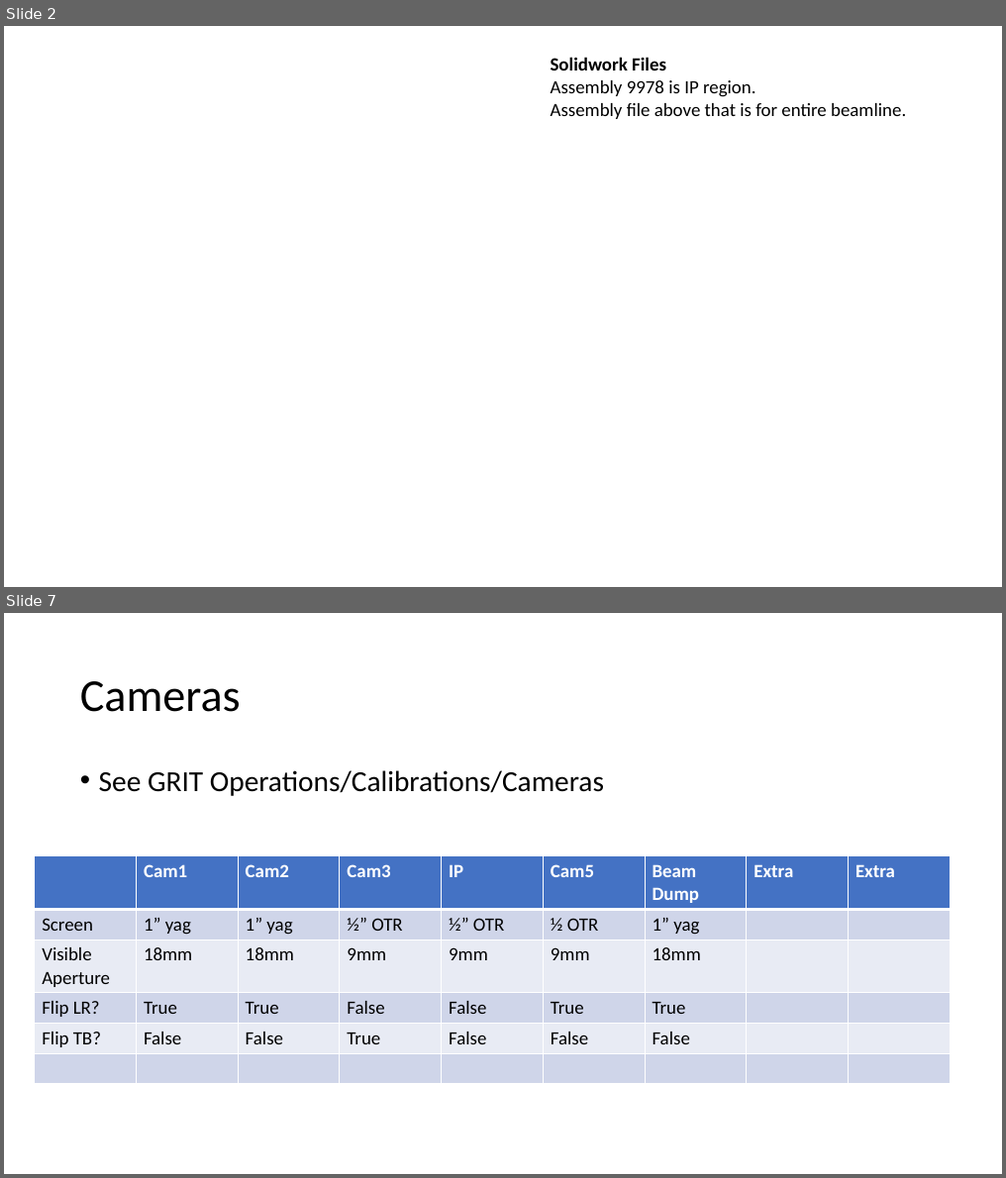
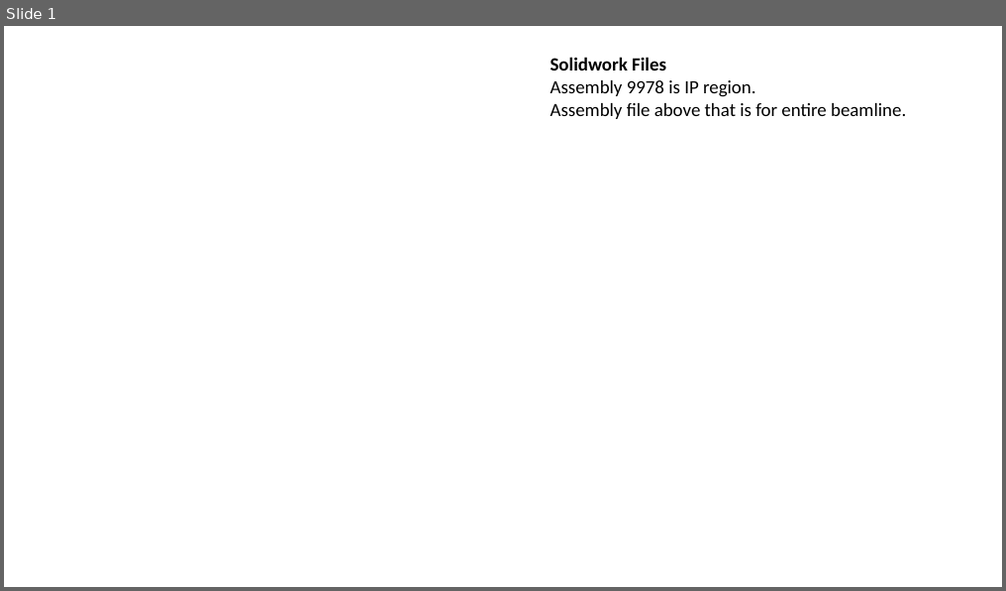
Before and after one commit to afisher000/Radiabeam, a slide deck: grit_runs.pptx. Shown one above the other, each under a label of ours: slides 2 and 7 before the commit, slide 1 after it; the slides between them are not shown. The pictures are 1006x1178 and 1006x591 pixels, drawn with LibreOffice and Linux fonts; fonts in the diff are those of the drawing; background and template pictures are left out. Boxes give left, top, right and bottom in pixels: in the first picture for what was removed or moved away, otherwise in the second. Text is boxed around its words. In the diff, an @@ line names an element or a change of style, - is before the commit and + after.

```diff
--- a/grit_runs.pptx
+++ b/grit_runs.pptx
@@ slide 7 removed at [4,613,1002,1174], background #FFFFFF @@
@@ title removed at [80,681,241,712] @@
-Cameras
@@ text removed at [99,770,604,796] @@
-• See GRIT Operations/Calibrations/Cameras
@@ table removed at [35,857,951,1082], 6 rows, 9 columns @@
- | Cam1 | Cam2 | Cam3 | IP | Cam5 | Beam Dump | Extra | Extra
-Screen | 1” yag | 1” yag | ½” OTR | ½” OTR | ½ OTR | 1” yag |  | 
-Visible Aperture | 18mm | 18mm | 9mm | 9mm | 9mm | 18mm |  | 
-Flip LR? | True | True | False | False | True | True |  | 
-Flip TB? | False | False | True | False | False | False |  | 
- |  |  |  |  |  |  |  | 
@@ what was slide 2 is now slide 1 @@
```
Also in this commit, not shown: 3 slides changed, 3 slides added, 2 other slides removed, 32 other files.
